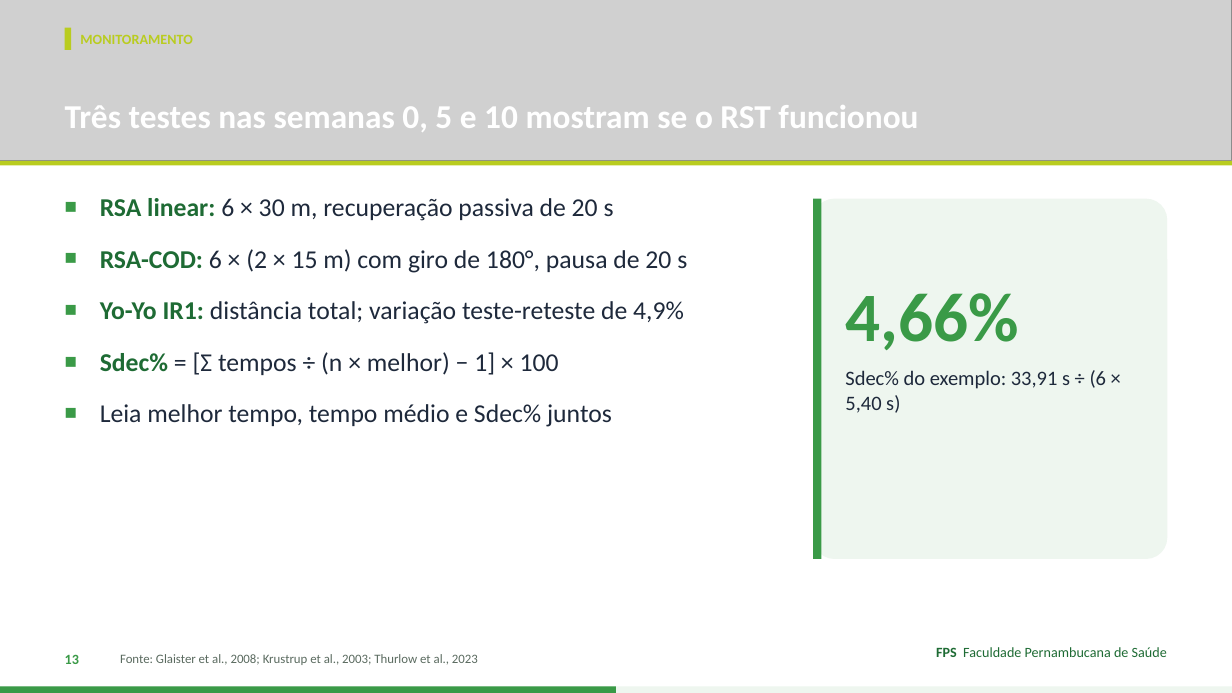
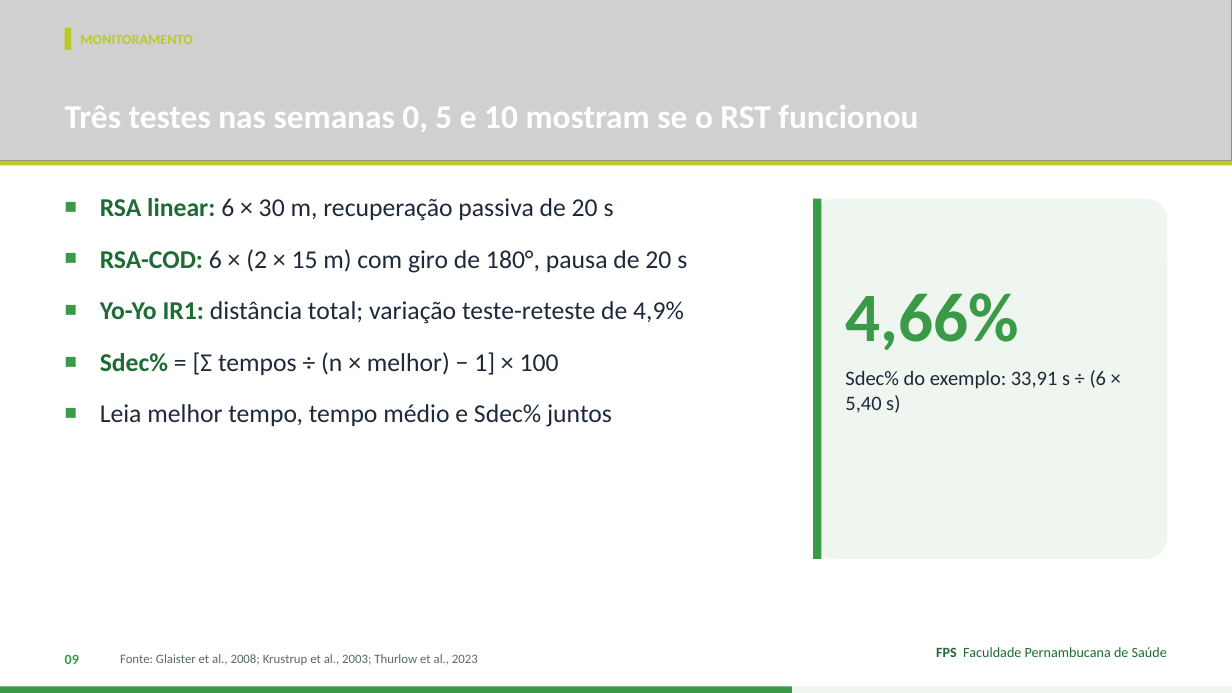
Before and after one commit to Institutomoraisandrade/CRM, a slide deck: slide 9 of trabalho-fps/trabalhos/2026-11-11-handebol-rsa/apresentacao.pptx (slide 13 before the commit). Drawn at 1232x693 pixels with LibreOffice and Linux fonts; fonts in the diff are those of the drawing; grey boxes stand for pictures. Boxes give left, top, right and bottom in pixels: in the first picture for what was removed or moved away, otherwise in the second. Text is boxed around its words. In the diff, an @@ line names an element or a change of style, - is before the commit and + after.

```diff
--- a/trabalho-fps/trabalhos/2026-11-11-handebol-rsa/apresentacao.pptx
+++ b/trabalho-fps/trabalhos/2026-11-11-handebol-rsa/apresentacao.pptx
@@ text at [65, 654, 79, 664]: text changed @@
-13
+09
@@ rectangle: place and size @@
-rectangle at [0, 687, 616, 693]
+rectangle at [0, 687, 792, 693]
```
Also in this commit, not shown: 12 other slides changed, 1 slide added, 15 slides removed, 4 other files.
